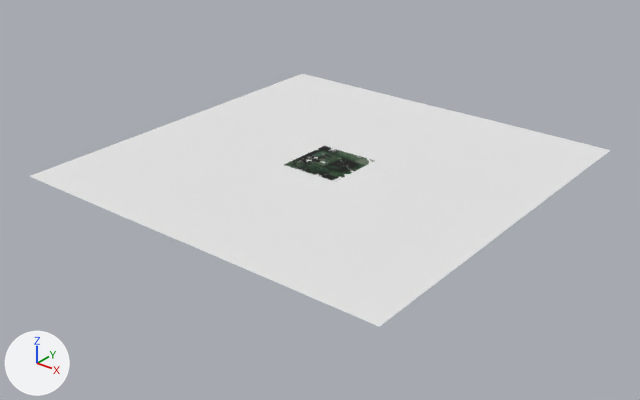
An edit to the glTF model site/models/site.glb, drawn before and after from the same camera.
Before and after are seen from a 50 mm lens placed at (14067.0, -18009.0, 9897.0), pointed at (83.0, -529.0, -941.0). The lights are fixed; the arrows at lower left show +X, +Y and +Z. The first picture is the older version. Where no turn or scale is listed for an object, it has been applied to the vertices.

Script lines for the objects in view, before the commit:
```python
me_mesh_131 = bpy.data.meshes.new('Mesh_131')
me_mesh_131.from_pydata(...)  # 40818 vertices, 80999 faces; spans x -908.0..921.0, y -922.0..906.0, z -15.0..7.0
me_mesh_131.materials.append(mat_terrain_far_web)
me_mesh_3 = bpy.data.meshes.new('Mesh_3')
me_mesh_3.from_pydata(...)  # 5929 vertices, 11552 faces; spans x -5784.0..5798.0, y -5799.0..5784.0, z -15.0..6.0
me_mesh_3.materials.append(mat_grass)  # white #e7e7e7
ob_ground_skirt = bpy.data.objects.new('Ground skirt', me_mesh_3)
ob_ground_skirt.location = (0.0, 0.0, 0.0)
ob_terrain_far = bpy.data.objects.new('Terrain far', me_mesh_131)
ob_terrain_far.location = (0.0, 0.0, 0.0)
```
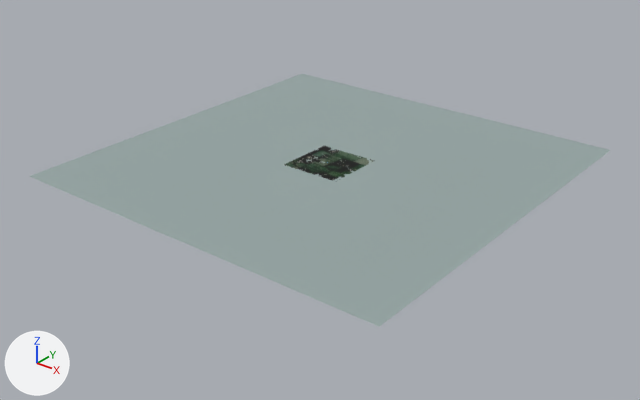
Edits to the bpy script that builds the scene:
```text
Add mat_ground_skirt:
    mat_ground_skirt = principled_material('Ground skirt')
    mat_ground_skirt.base_color = (0.305, 0.379, 0.372)  # grey #96a6a4
    mat_ground_skirt.roughness = 0.95
Change me_mesh_3:
    where me_mesh_3.from_pydata(...)  # 5929 vertices, 11552 faces; spans x -5784.0..5798.0, y -5799.0..5784.0, z -15.0..6.0
    remove me_mesh_3.materials.append(mat_grass)  # white #e7e7e7
    add me_mesh_3.materials.append(mat_ground_skirt)  # grey #96a6a4
Add me_mesh_4_1:
    me_mesh_4_1.from_pydata(...)  # 1652 vertices, 2952 faces; spans x -904.0..826.0, y -918.0..896.0, z -11.0..12.0
    me_mesh_4_1.materials.append(mat_neighbor_siding)  # grey #b9b4aa
Add me_mesh_1_1:
    me_mesh_1_1.from_pydata(...)  # 8685 vertices, 8634 faces; spans x -907.0..919.0, y -921.0..905.0, z -13.0..7.0
    me_mesh_1_1.materials.append(mat_asphalt)
Add ob_site_neighbor_siding:
    ob_site_neighbor_siding = bpy.data.objects.new('Site Neighbor Siding', me_mesh_4_1)
    ob_site_neighbor_siding.location = (0.0, 0.0, 0.0)
Add ob_site_asphalt:
    ob_site_asphalt = bpy.data.objects.new('Site Asphalt', me_mesh_1_1)
    ob_site_asphalt.location = (0.0, 0.0, 0.0)
```

Pixel boxes (x1, y1, x2, y2) of what changed, in the pictures (640 x 400 px):
'Ground skirt', recoloured (white to grey): (30, 74, 610, 327) in both
'Site Asphalt', added: after (292, 150, 344, 179)
'Site Neighbor Siding', added: after (284, 151, 351, 175)
